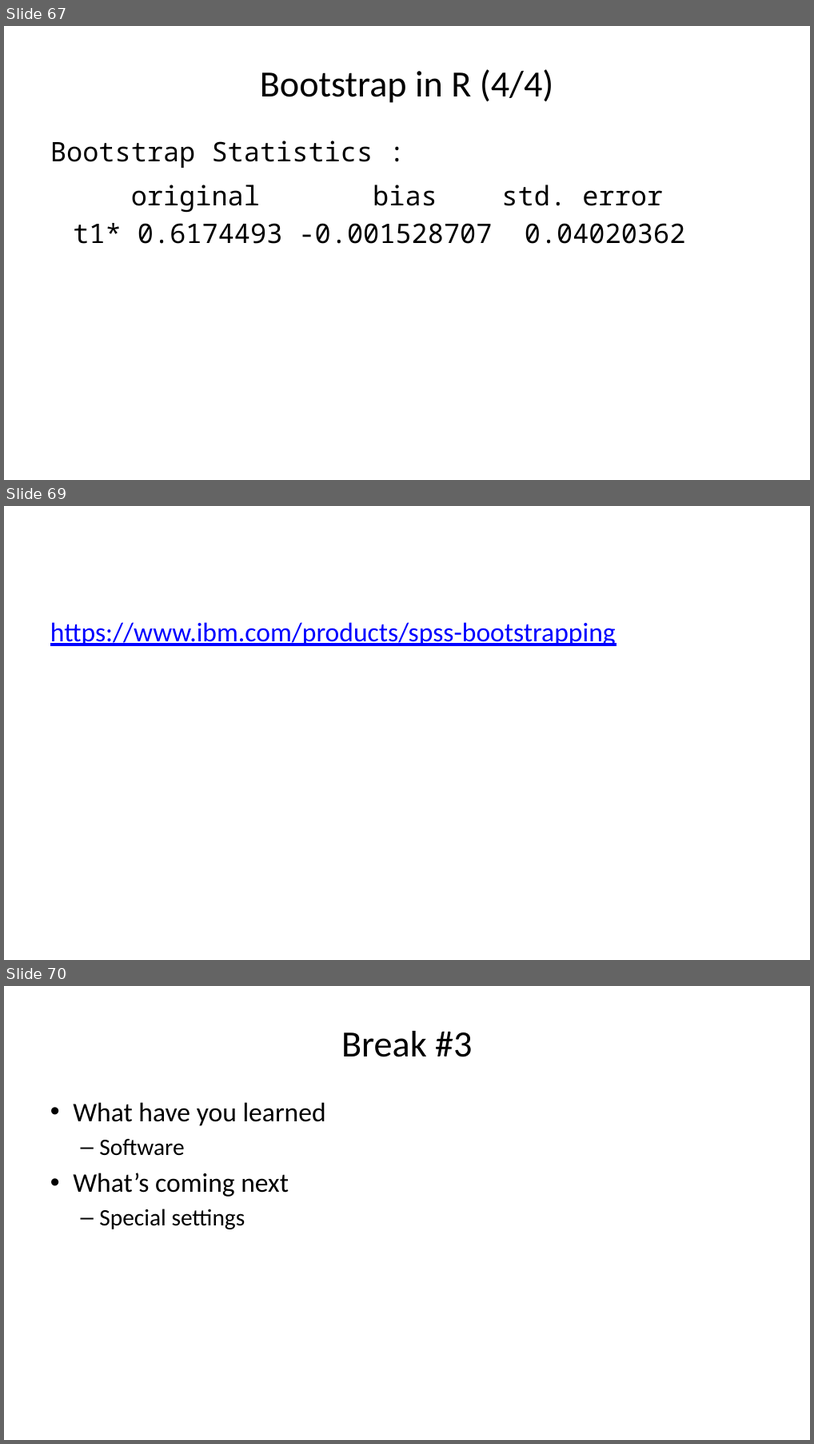
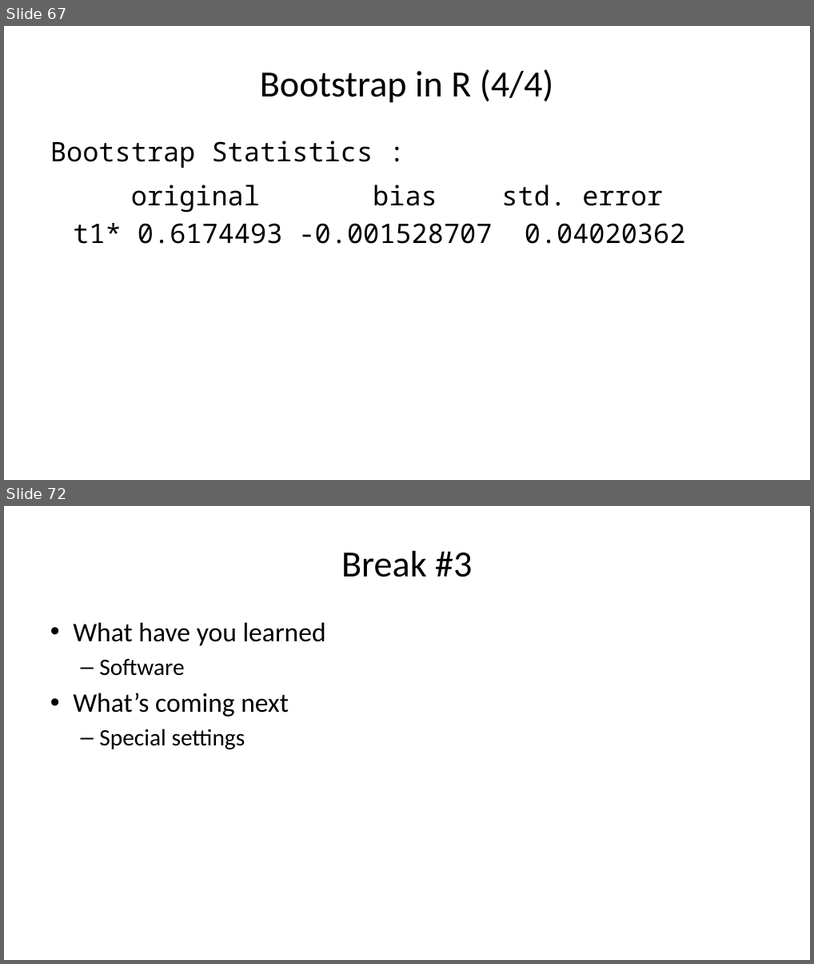
Before and after one commit to pmean/papers-and-presentations, a slide deck: bootstrap/src/bootstrap-slides.pptx. Shown one above the other, each under a label of ours: slides 67, 69 and 70 before the commit, slides 67 and 72 after it; the slides between them are not shown. The pictures are 814x1444 and 814x964 pixels, drawn with LibreOffice and Linux fonts; fonts in the diff are those of the drawing. Boxes give left, top, right and bottom in pixels: in the first picture for what was removed or moved away, otherwise in the second. Text is boxed around its words. In the diff, an @@ line names an element or a change of style, - is before the commit and + after.

```diff
--- a/bootstrap/src/bootstrap-slides.pptx
+++ b/bootstrap/src/bootstrap-slides.pptx
@@ slide 69 removed at (4, 506, 810, 960), background #FFFFFF @@
@@ text removed at (50, 622, 616, 646) @@
-https://www.ibm.com/products/spss-bootstrapping
@@ what was slide 70 is now slide 72 @@
```
Also in this commit, not shown: 1 slide changed, 3 slides added.
